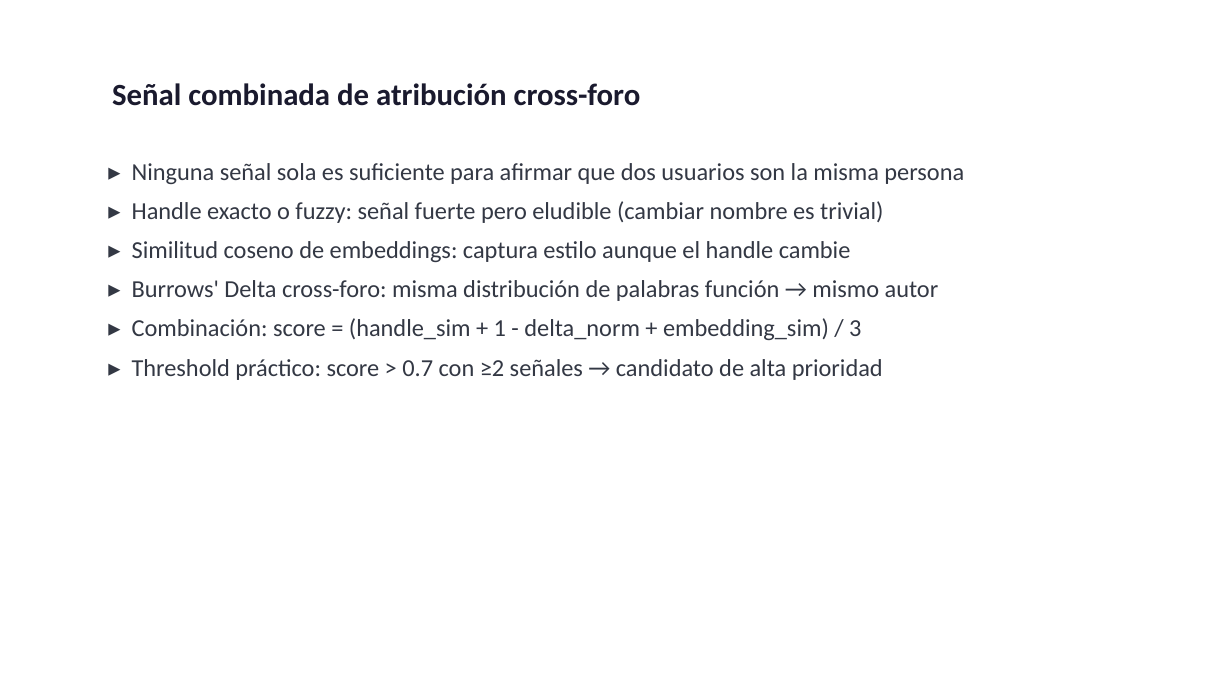
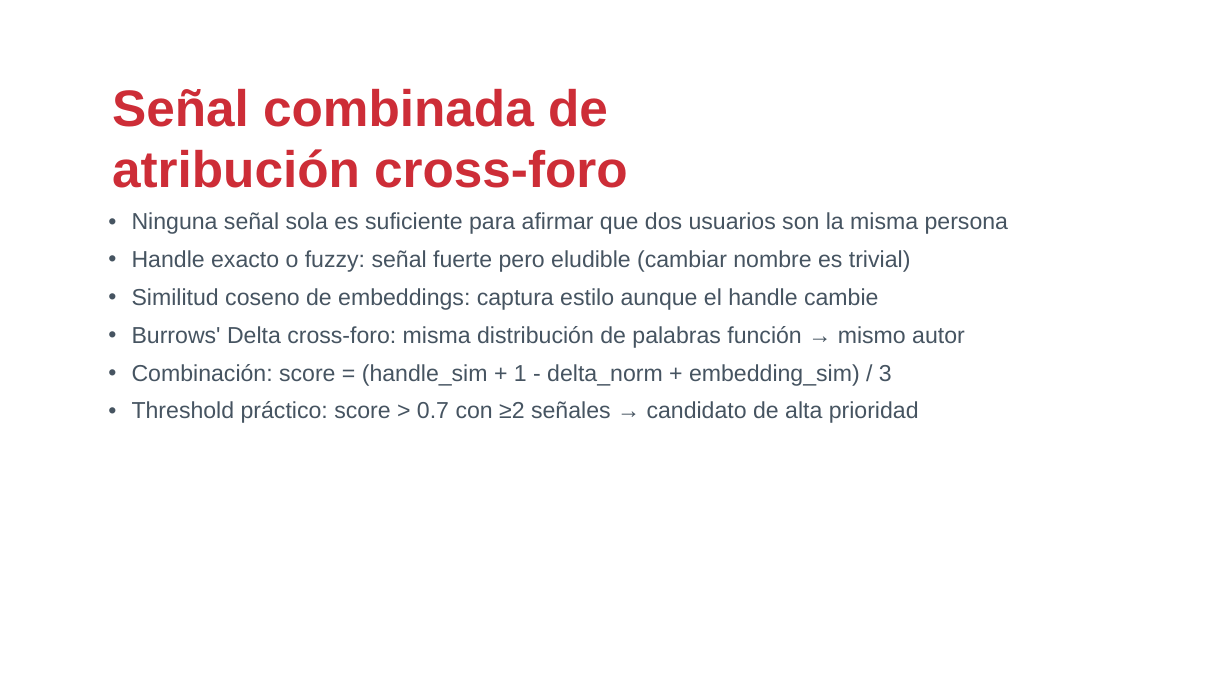
Before and after one commit to drj3ky11/FearOfTheDark, a slide deck: slide 17 of HackingForums/csbc26_caso_hackingforums.pptx. Drawn at 1232x693 pixels with LibreOffice and Linux fonts; fonts in the diff are those of the drawing; background and template pictures are left out. Boxes give left, top, right and bottom in pixels: in the first picture for what was removed or moved away, otherwise in the second. Text is boxed around its words. In the diff, an @@ line names an element or a change of style, - is before the commit and + after.

```diff
--- a/HackingForums/csbc26_caso_hackingforums.pptx
+++ b/HackingForums/csbc26_caso_hackingforums.pptx
@@ text "Señal combinada de atribución cross-foro" at box(112, 89, 628, 188): size 24 to 40 pt, font Calibri to Arial, text colour #1A1A2E to #CD2D37 @@
@@ text at box(132, 212, 1008, 423): text changed; size 19 to 18 pt; font Calibri to Arial; text colour #333844 to #465461 @@
-▸ Ninguna señal sola es suficiente para afirmar que dos usuarios son la misma persona
-▸ Handle exacto o fuzzy: señal fuerte pero eludible (cambiar nombre es trivial)
-▸ Similitud coseno de embeddings: captura estilo aunque el handle cambie
-▸ Burrows' Delta cross-foro: misma distribución de palabras función → mismo autor
-▸ Combinación: score = (handle_sim + 1 - delta_norm + embedding_sim) / 3
-▸ Threshold práctico: score > 0.7 con ≥2 señales → candidato de alta prioridad
+• Ninguna señal sola es suficiente para afirmar que dos usuarios son la misma persona
+• Handle exacto o fuzzy: señal fuerte pero eludible (cambiar nombre es trivial)
+• Similitud coseno de embeddings: captura estilo aunque el handle cambie
+• Burrows' Delta cross-foro: misma distribución de palabras función → mismo autor
+• Combinación: score = (handle_sim + 1 - delta_norm + embedding_sim) / 3
+• Threshold práctico: score > 0.7 con ≥2 señales → candidato de alta prioridad
```
Also in this commit, not shown: 20 other slides changed, 7 other files.
